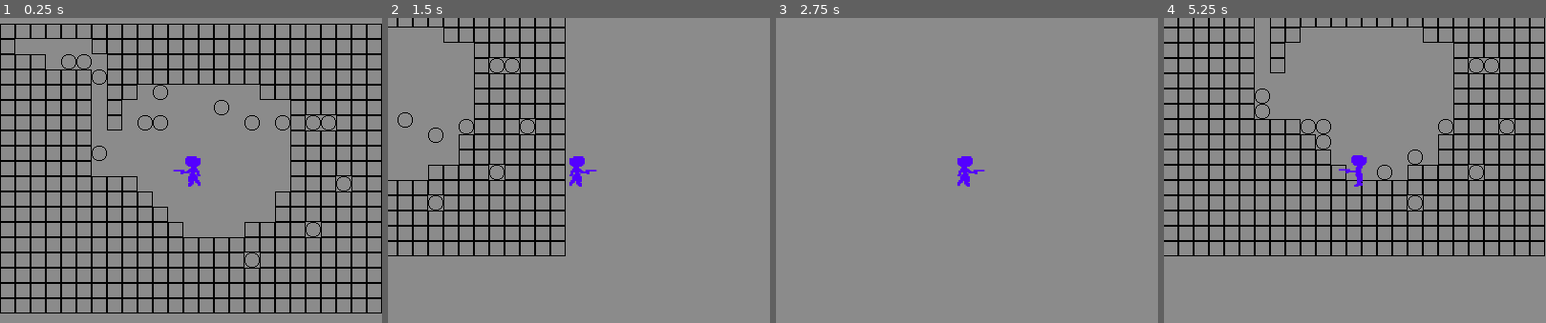
Above: before the commit, frames 1-4 (left to right).
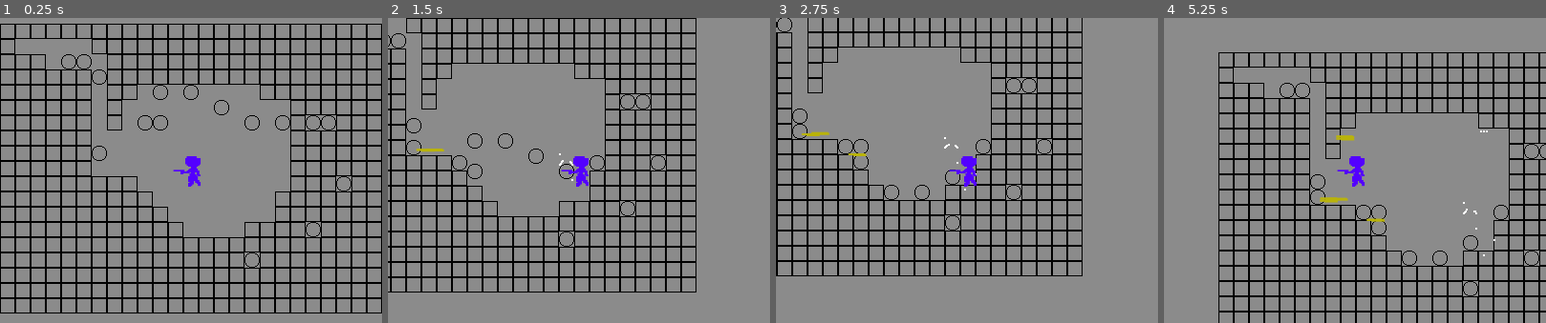
Above: after the commit, the same moments.

Repository: xanax/iamlegend
Game: Godot game, scene res://Node2D.tscn
Same seed, same stepped clock (60 frames per second), same inputs: the game is played once before the commit and once after it.
Inputs:
- Up to frame 1 (0.25 s): no input
- Up to frame 2 (1.5 s): tap Enter (ui_accept) at 0.5, 0.77 s; hold Right (ui_right) 0.53-1.28 s; hold Down (ui_down) from 1.28 s (still down)
- Up to frame 3 (2.75 s): tap Enter (ui_accept) at 1.52 s; release Down (ui_down) at 2.03 s; hold Right (ui_right) from 2.03 s (still down)
- Up to frame 4 (5.25 s): release Right (ui_right) at 2.78 s; hold Up (ui_up) 2.78-3.53 s; tap Enter (ui_accept) at 3.02, 3.77, 4.52 s; hold Left (ui_left) 3.53-5.03 s; hold Down (ui_down) from 5.03 s (still down)

The runs differ from the first frame. In frame 1, less than 0.1% of the frame differs, in the area x 48-52%, y 21-27%; in frame 2, 18%; in frame 3, 12%; in frame 4, 25%, in the area x 0-100%, y 0-100%.
Error after the commit: Invalid get index 'collisions' (on base: 'null instance'). (res://Man.gd:44)

Commit message:
collision

Diff:
--- a/Man.gd
+++ b/Man.gd
@@ -1,6 +1,6 @@
 extends KinematicBody2D
 
-var max_speed = 300
+var max_speed = 10000
 var bullet = preload("res://Bullet.tscn")
 var facing_right = false
 var last_fired_time = 0
@@ -15,25 +15,33 @@
 		shoot()
 	if Input.is_action_pressed("ui_right"):
 		velocity.x = 1
-		faceRight()
+		#faceRight()
 	if Input.is_action_pressed("ui_left"):
 		velocity.x = -1
-		faceLeft()
+		#faceLeft()
 	if Input.is_action_pressed("ui_up"):
 		velocity.y = -1
 	if Input.is_action_pressed("ui_down"):
 		velocity.y = 1
-	if(velocity.x != 0 || velocity.y != 0):
-		$AnimatedSprite.play("run")
-	else:
-		$AnimatedSprite.stop()
+	##if(velocity.x != 0 || velocity.y != 0):
+	#	$AnimatedSprite.play("run")
+	#else:
+#		$AnimatedSprite.stop()
 	return velocity
 
 func _physics_process(delta):
 	var velocity = get_input()
 	velocity = velocity.normalized() * delta * max_speed
-	move_and_collide(velocity)
+	move_and_slide(velocity)
 	velocity = Vector2.ZERO
+	update()
+
+
+func _draw():
+	for i in get_slide_count():
+		var collision = get_slide_collision(i)
+		print("Collided with: ", collision.position)
+		collision.collider.get_node("Mask").collisions.append(collision.position)
 
 func shoot():
 	var time = OS.get_system_time_msecs()
--- a/Mask.gd
+++ b/Mask.gd
@@ -1,9 +1,7 @@
 extends Node2D
 
 
-# Declare member variables here. Examples:
-# var a = 2
-# var b = "text"
+var collisions = []
 var tileMap : TileMap
 
 # Called when the node enters the scene tree for the first time.
@@ -20,3 +18,5 @@
 		for m in range(tileMap.lastMovesStartIndex, tileMap.currentMovesStartIndex):
 			var screen = tileMap.movements[m].target * tileMap.cell_size
 			draw_rect(Rect2(screen, Vector2(16,16)), Color8(140,140,140))
+	for c in collisions:
+		draw_rect(Rect2(c, Vector2(2,2)), Color8(255,255,255))
--- a/Node2D.tscn
+++ b/Node2D.tscn
@@ -6,8 +6,9 @@
 [ext_resource path="res://TileMap.gd" type="Script" id=4]
 [ext_resource path="res://Mask.gd" type="Script" id=5]
 
-[sub_resource type="RectangleShape2D" id=5]
-extents = Vector2( 8, 16 )
+[sub_resource type="CapsuleShape2D" id=5]
+radius = 7.85204
+height = 12.3083
 
 [sub_resource type="AtlasTexture" id=2]
 flags = 4
@@ -35,28 +36,28 @@
 cell_size = Vector2( 16, 16 )
 cell_custom_transform = Transform2D( 32, 0, 0, 32, 0, 0 )
 format = 1
-tile_data = PoolIntArray( 65537, 4, 0, 65538, 4, 0, 65539, 4 …(1334 unchanged characters)…  4, 0, 327689, 4, 0, 327691, 1, 0, 327698, 4, 0, 327699, 4, 0, 327700, 4, 0, 327 …(3863 unchanged characters)…
+tile_data = PoolIntArray( 65537, 4, 0, 65538, 4, 0, 65539, 4 …(1334 unchanged characters)…  4, 0, 327689, 4, 0, 327691, 1, 0, 327693, 1, 0, 327698, 4, 0, 327699, 4, 0, 327700, 4, 0, 327 …(3863 unchanged characters)…
 script = ExtResource( 4 )
 
 [node name="Mask" type="Node2D" parent="TileMap"]
 script = ExtResource( 5 )
 
-[node name="KinematicBody2D" type="KinematicBody2D" parent="TileMap"]
-position = Vector2( 216.07, 169.873 )
+[node name="KinematicBody2D" type="KinematicBody2D" parent="."]
+position = Vector2( 214.07, 172.873 )
 script = ExtResource( 2 )
 
-[node name="Camera2D" type="Camera2D" parent="TileMap/KinematicBody2D"]
+[node name="Camera2D" type="Camera2D" parent="KinematicBody2D"]
 position = Vector2( 0.0349579, 0.0960617 )
 current = true
 
-[node name="CollisionShape2D" type="CollisionShape2D" parent="TileMap/KinematicBody2D"]
-position = Vector2( 1.97012, 0.953899 )
+[node name="CollisionShape2D" type="CollisionShape2D" parent="KinematicBody2D"]
+position = Vector2( 2.18629, 2.30497 )
 shape = SubResource( 5 )
 
-[node name="AnimatedSprite" type="AnimatedSprite" parent="TileMap/KinematicBody2D"]
+[node name="AnimatedSprite" type="AnimatedSprite" parent="KinematicBody2D"]
 position = Vector2( -0.0428238, -0.0307655 )
 scale = Vector2( 0.732733, 0.457771 )
 frames = SubResource( 4 )
 
-[node name="Muzzle" type="Position2D" parent="TileMap/KinematicBody2D"]
+[node name="Muzzle" type="Position2D" parent="KinematicBody2D"]
 position = Vector2( -12.4656, 0.198296 )
--- a/tiles.tres
+++ b/tiles.tres
@@ -1,6 +1,12 @@
-[gd_resource type="TileSet" load_steps=2 format=2]
+[gd_resource type="TileSet" load_steps=4 format=2]
 
 [ext_resource path="res://tiles.png" type="Texture" id=1]
+
+[sub_resource type="ConvexPolygonShape2D" id=4]
+points = PoolVector2Array( 1.81117, 5.25278, 5.00235, 1.62889, 11.6011, 1.73707, 14.63, 5.36095, 14.4677, 10.8238, 11.3847, 14.2854, 5.32688, 14.5559, 1.70299, 10.8238 )
+
+[sub_resource type="ConvexPolygonShape2D" id=3]
+points = PoolVector2Array( 15.0109, 15.1645, 1.32781, 15.1645, 1.32781, 1.36923, 15.0109, 1.36923 )
 
 [resource]
 0/name = "New Piskel.png 0"
@@ -27,9 +33,16 @@
 1/navigation_offset = Vector2( 0, 0 )
 1/shape_offset = Vector2( 0, 0 )
 1/shape_transform = Transform2D( 1, 0, 0, 1, 0, 0 )
+1/shape = SubResource( 4 )
 1/shape_one_way = false
-1/shape_one_way_margin = 0.0
-1/shapes = [  ]
+1/shape_one_way_margin = 1.0
+1/shapes = [ {
+"autotile_coord": Vector2( 0, 0 ),
+"one_way": false,
+"one_way_margin": 1.0,
+"shape": SubResource( 4 ),
+"shape_transform": Transform2D( 1, 0, 0, 1, 0, 0 )
+} ]
 1/z_index = 0
 2/name = "New Piskel.png 2"
 2/texture = ExtResource( 1 )
@@ -69,7 +82,14 @@
 4/navigation_offset = Vector2( 0, 0 )
 4/shape_offset = Vector2( 0, 0 )
 4/shape_transform = Transform2D( 1, 0, 0, 1, 0, 0 )
+4/shape = SubResource( 3 )
 4/shape_one_way = false
-4/shape_one_way_margin = 0.0
-4/shapes = [  ]
+4/shape_one_way_margin = 1.0
+4/shapes = [ {
+"autotile_coord": Vector2( 0, 0 ),
+"one_way": false,
+"one_way_margin": 1.0,
+"shape": SubResource( 3 ),
+"shape_transform": Transform2D( 1, 0, 0, 1, 0, 0 )
+} ]
 4/z_index = 0
